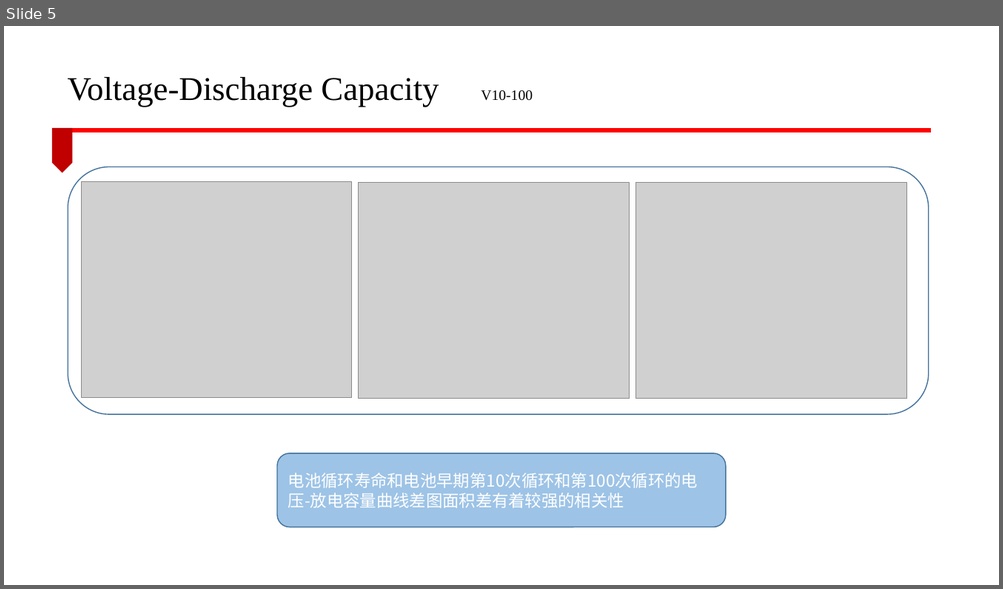
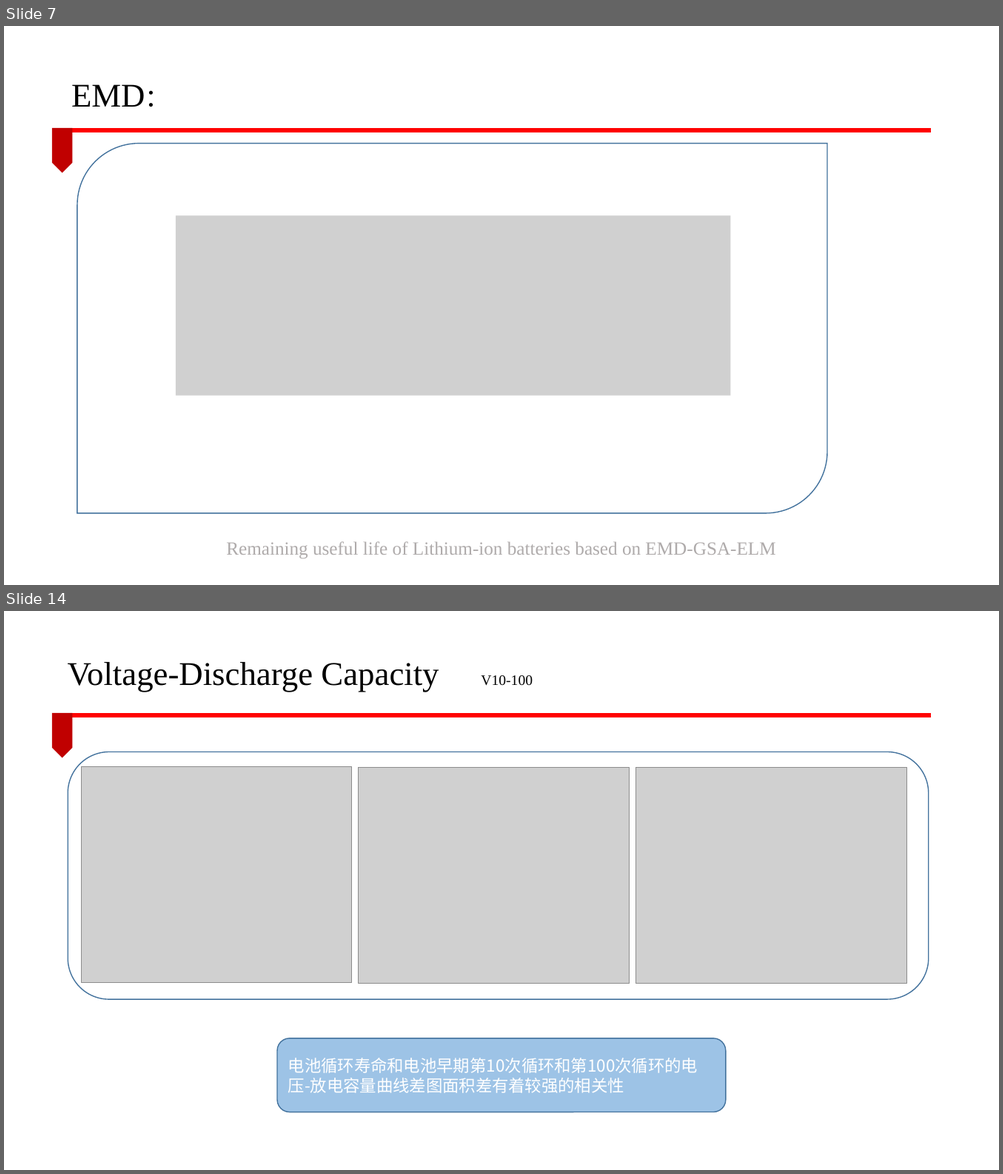
Before and after one commit to lucking666/sys, a slide deck: 卢老师论文汇报/CEEMDAN汇报.pptx. Shown one above the other, each under a label of ours: slide 5 before the commit, slides 7 and 14 after it; the slides between them are not shown. The pictures are 1003x589 and 1003x1174 pixels, drawn with LibreOffice and Linux fonts; fonts in the diff are those of the drawing; grey boxes stand for pictures; background and template pictures are left out. Boxes give left, top, right and bottom in pixels: in the first picture for what was removed or moved away, otherwise in the second. Text is boxed around its words. In the diff, an @@ line names an element or a change of style, - is before the commit and + after.

```diff
--- a/卢老师论文汇报/CEEMDAN汇报.pptx
+++ b/卢老师论文汇报/CEEMDAN汇报.pptx
@@ slide 7 added at bbox=[4, 26, 999, 585], background #FFFFFF; not listed: 2 template elements that a slide beside it also shows @@
@@ text added at bbox=[71, 84, 145, 107], 32 pt, text #000000 @@
+EMD：
@@ round diag rect added at bbox=[77, 143, 827, 513], outline #43739E 1 pt @@
@@ picture added at bbox=[176, 215, 731, 395] @@
@@ text added at bbox=[226, 542, 775, 559], 18 pt, text #AFABAB @@
+Remaining useful life of Lithium-ion batteries based on EMD-GSA-ELM
@@ what was slide 5 is now slide 14 @@
```
Also in this commit, not shown: 3 slides changed, 9 other slides added, 1 slide removed, 2 other files.
